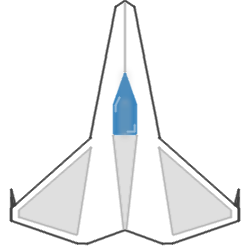
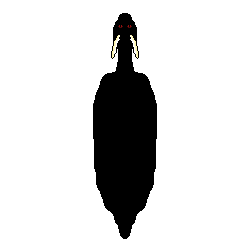
Layered file, before and after one edit (250×250). Changes by layer:
moved "Ship" into group "Player Ship" over [9, 0, 125, 246]
moved "Ship mirror" into group "Player Ship" over [125, 0, 241, 246]
moved "Details" into group "Player Ship" over [114, 96, 137, 134]
added group "Dragon" with 2 layers over [93, 13, 157, 239]
added layer "Half Mirror" in group "Dragon" over [125, 13, 157, 239]
added layer "Half" in group "Dragon" over [93, 13, 125, 239]
